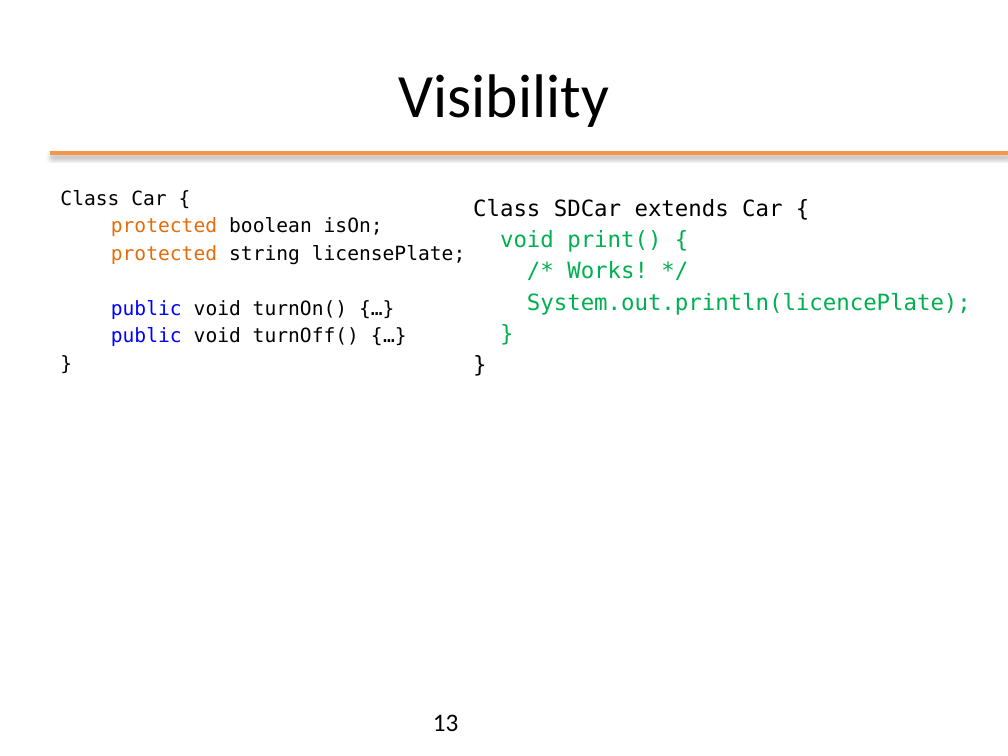
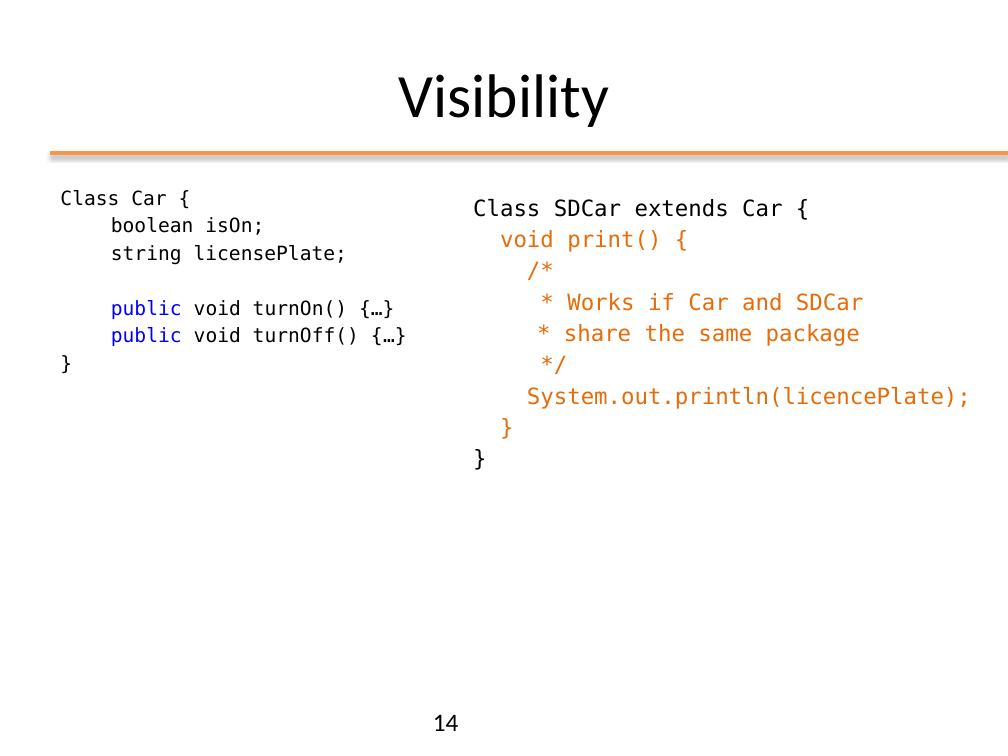
Before and after one commit to Andrea99-beep/ooprogramming, a slide deck: slide 14 of slides/ppt/03_OOP_Inheritance.pptx (slide 13 before the commit). Drawn at 1008x756 pixels with LibreOffice and Linux fonts; fonts in the diff are those of the drawing; background and template pictures are left out. Boxes give left, top, right and bottom in pixels: in the first picture for what was removed or moved away, otherwise in the second. Text is boxed around its words. In the diff, an @@ line names an element or a change of style, - is before the commit and + after.

```diff
--- a/slides/ppt/03_OOP_Inheritance.pptx
+++ b/slides/ppt/03_OOP_Inheritance.pptx
@@ text at [111, 217, 348, 265]: text changed @@
-protected boolean isOn;
-protected string licensePlate;
+boolean isOn;
+string licensePlate;
@@ text at [500, 230, 971, 409]: text colour #00B050 to #E46C0A in "void print() {", "System.out.println(licencePlate);", "}" @@
@@ text at [564, 293, 863, 346]: text changed; text colour #00B050 to #E46C0A @@
-/* Works! */
+/*
+* Works if Car and SDCar
+* share the same package
+*/
@@ page number at [433, 714, 459, 731]: text changed @@
-13
+14
```
Also in this commit, not shown: 16 other slides changed, 1 slide added, 1 other file.
